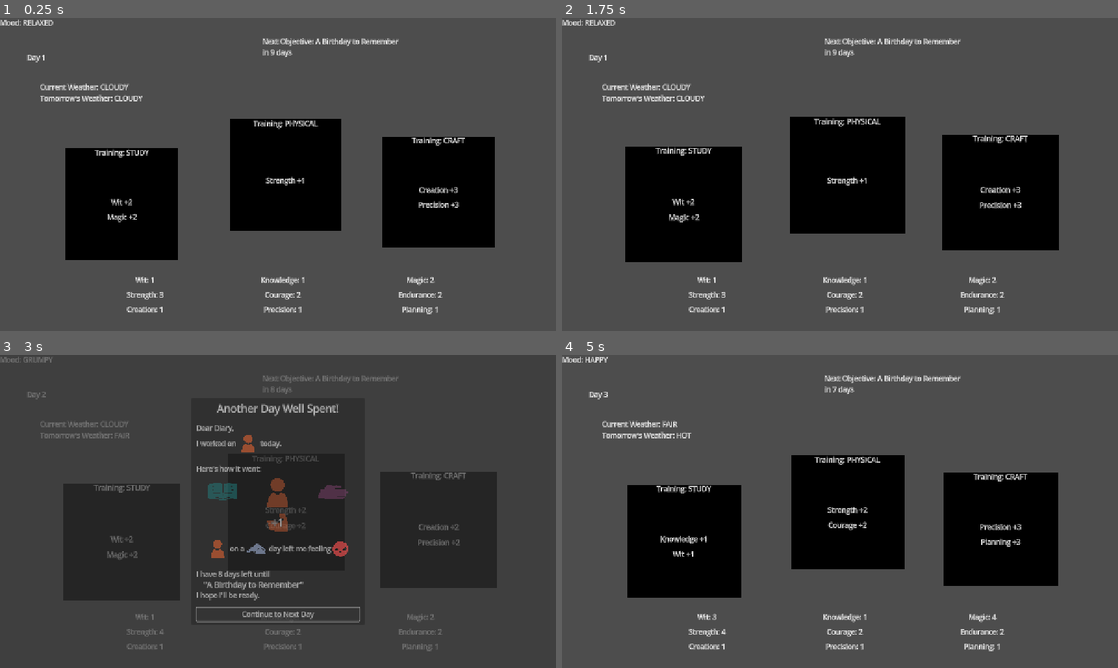
Above: before the commit, frames 1-4 (two rows, left to right).
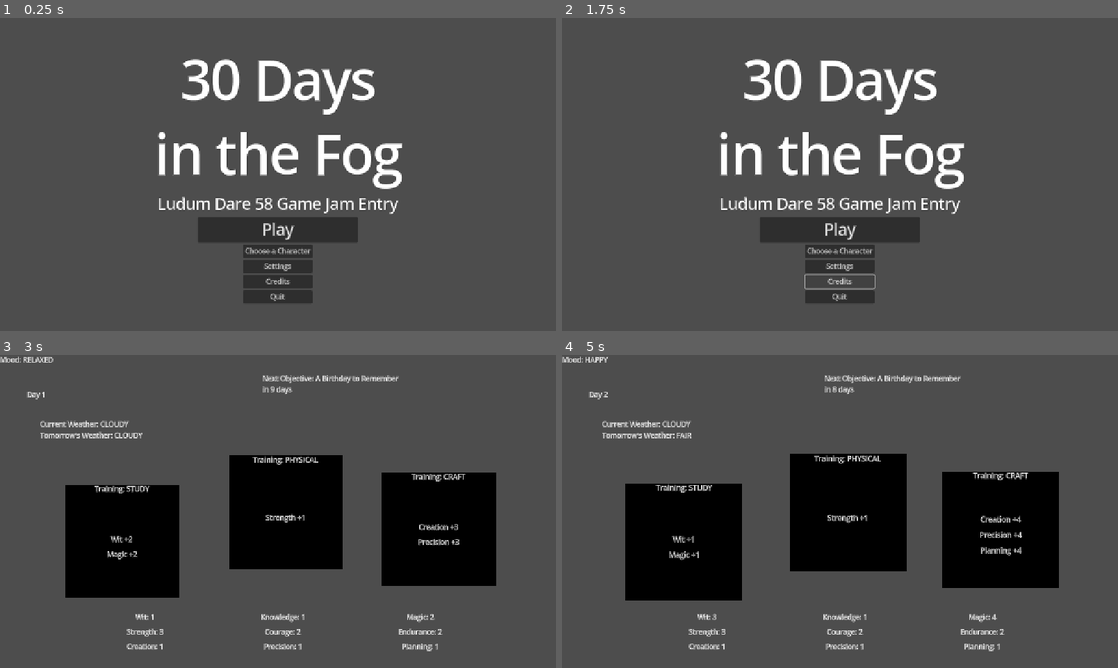
Above: after the commit, the same moments.

Repository: SamBumgardner/ld-58-game
Game: Godot game, scene res://src/menus/start/start_menu.tscn
The game is run twice, just before and just after one commit, with the same random seed, the same clock (stepped at 60 frames per second) and the same inputs. Before the commit the project starts from res://src/gameplay/gameplay.tscn. The engine's default icon, where the game draws it, is replaced by a stand-in: a white triangle on a blue panel in a dark square.
Inputs (mouse positions are in pixels of both pictures, inside the frame that each line leads up to):
- Up to frame 1 (0.25 s): no input
- Up to frame 2 (1.75 s): click (840, 265) at 0.5 s, where only the run after the commit has a clickable "Settings"; click (840, 280) at 1.25 s, where only the run after the commit has a clickable "Credits"
- Up to frame 3 (3 s): click (278, 567) at 2 s, where only the run after the commit has a clickable "Play"; click (278, 614) at 2.75 s, where only the run before the commit has a clickable "Continue to Next Day"
- Up to frame 4 (5 s): click (684, 542) at 3.52 s; click "Continue to Next Day" at 4.25 s

The runs differ from the first frame. In frame 1, 29% of the frame differs, in the area x 0-89%, y 0-95%; in frame 2, 30%; in frame 3, 39%, in the area x 0-90%, y 0-95%; in frame 4, 2.9%.

Commit message:
Begin at Start Menu, Center It

Diff:
--- a/game/project.godot
+++ b/game/project.godot
@@ -11,7 +11,7 @@
 [application]
 
 config/name="LD 58"
-run/main_scene="uid://dpxe6jiswo1v2"
+run/main_scene="uid://b8n42pjxqav47"
 config/features=PackedStringArray("4.5", "GL Compatibility")
 config/icon="res://icon.svg"
 
--- a/game/src/menus/start/start_menu.tscn
+++ b/game/src/menus/start/start_menu.tscn
@@ -11,52 +11,57 @@
 anchors_preset = 15
 anchor_right = 1.0
 anchor_bottom = 1.0
-offset_right = -1280.0
-offset_bottom = -720.0
 grow_horizontal = 2
 grow_vertical = 2
 theme = ExtResource("1_cfpq2")
 script = ExtResource("2_qjwho")
 
-[node name="VBoxContainer" type="VBoxContainer" parent="."]
-layout_mode = 0
-offset_right = 683.0
-offset_bottom = 599.0
+[node name="CenterContainer" type="CenterContainer" parent="."]
+layout_mode = 1
+anchors_preset = 15
+anchor_right = 1.0
+anchor_bottom = 1.0
+grow_horizontal = 2
+grow_vertical = 2
 
-[node name="Title" type="Label" parent="VBoxContainer"]
+[node name="VBoxContainer" type="VBoxContainer" parent="CenterContainer"]
+layout_mode = 2
+alignment = 1
+
+[node name="Title" type="Label" parent="CenterContainer/VBoxContainer"]
 layout_mode = 2
 theme = ExtResource("2_gnfje")
 text = "30 Days
 in the Fog"
 horizontal_alignment = 1
 
-[node name="Subtitle" type="Label" parent="VBoxContainer"]
+[node name="Subtitle" type="Label" parent="CenterContainer/VBoxContainer"]
 layout_mode = 2
 theme = ExtResource("3_qjwho")
 text = "Ludum Dare 58 Game Jam Entry"
 horizontal_alignment = 1
 
-[node name="MarginContainerButtonPlay" type="MarginContainer" parent="VBoxContainer"]
+[node name="MarginContainerButtonPlay" type="MarginContainer" parent="CenterContainer/VBoxContainer"]
 layout_mode = 2
 theme = ExtResource("5_qjwho")
 
-[node name="ButtonPlay" type="Button" parent="VBoxContainer/MarginContainerButtonPlay"]
+[node name="ButtonPlay" type="Button" parent="CenterContainer/VBoxContainer/MarginContainerButtonPlay"]
 layout_mode = 2
 theme = ExtResource("5_qjwho")
 text = "Play"
 
-[node name="Navigation" type="VBoxContainer" parent="VBoxContainer"]
+[node name="Navigation" type="VBoxContainer" parent="CenterContainer/VBoxContainer"]
 layout_mode = 2
 size_flags_horizontal = 4
 alignment = 1
 
-[node name="VBoxContainer" type="VBoxContainer" parent="VBoxContainer/Navigation"]
+[node name="VBoxContainer" type="VBoxContainer" parent="CenterContainer/VBoxContainer/Navigation"]
 layout_mode = 2
 
-[node name="MenuBarChooseCharacter" type="MenuBar" parent="VBoxContainer/Navigation/VBoxContainer"]
+[node name="MenuBarChooseCharacter" type="MenuBar" parent="CenterContainer/VBoxContainer/Navigation/VBoxContainer"]
 layout_mode = 2
 
-[node name="PopupMenu" type="PopupMenu" parent="VBoxContainer/Navigation/VBoxContainer/MenuBarChooseCharacter"]
+[node name="PopupMenu" type="PopupMenu" parent="CenterContainer/VBoxContainer/Navigation/VBoxContainer/MenuBarChooseCharacter"]
 oversampling_override = 1.0
 title = "Choose a Character"
 item_count = 3
@@ -67,25 +72,25 @@
 item_2/text = "Smith"
 item_2/id = 2
 
-[node name="ButtonSettings" type="Button" parent="VBoxContainer/Navigation/VBoxContainer"]
+[node name="ButtonSettings" type="Button" parent="CenterContainer/VBoxContainer/Navigation/VBoxContainer"]
 layout_mode = 2
 text = "Settings"
 
-[node name="ButtonCredits" type="Button" parent="VBoxContainer/Navigation/VBoxContainer"]
+[node name="ButtonCredits" type="Button" parent="CenterContainer/VBoxContainer/Navigation/VBoxContainer"]
 layout_mode = 2
 text = "Credits"
 
-[node name="ButtonQuit" type="Button" parent="VBoxContainer/Navigation/VBoxContainer"]
+[node name="ButtonQuit" type="Button" parent="CenterContainer/VBoxContainer/Navigation/VBoxContainer"]
 unique_name_in_owner = true
 layout_mode = 2
 text = "Quit"
 
-[connection signal="mouse_entered" from="VBoxContainer/MarginContainerButtonPlay/ButtonPlay" to="." method="_on_button_play_mouse_entered"]
-[connection signal="pressed" from="VBoxContainer/MarginContainerButtonPlay/ButtonPlay" to="." method="_on_button_play_pressed"]
-[connection signal="mouse_entered" from="VBoxContainer/Navigation/VBoxContainer/MenuBarChooseCharacter" to="." method="_on_menu_bar_choose_character_mouse_entered"]
-[connection signal="mouse_entered" from="VBoxContainer/Navigation/VBoxContainer/ButtonSettings" to="." method="_on_button_settings_mouse_entered"]
-[connection signal="pressed" from="VBoxContainer/Navigation/VBoxContainer/ButtonSettings" to="." method="_on_button_settings_pressed"]
-[connection signal="mouse_entered" from="VBoxContainer/Navigation/VBoxContainer/ButtonCredits" to="." method="_on_button_credits_mouse_entered"]
-[connection signal="pressed" from="VBoxContainer/Navigation/VBoxContainer/ButtonCredits" to="." method="_on_button_credits_pressed"]
-[connection signal="mouse_entered" from="VBoxContainer/Navigation/VBoxContainer/ButtonQuit" to="." method="_on_button_quit_mouse_entered"]
-[connection signal="pressed" from="VBoxContainer/Navigation/VBoxContainer/ButtonQuit" to="." method="_on_button_quit_pressed"]
+[connection signal="mouse_entered" from="CenterContainer/VBoxContainer/MarginContainerButtonPlay/ButtonPlay" to="." method="_on_button_play_mouse_entered"]
+[connection signal="pressed" from="CenterContainer/VBoxContainer/MarginContainerButtonPlay/ButtonPlay" to="." method="_on_button_play_pressed"]
+[connection signal="mouse_entered" from="CenterContainer/VBoxContainer/Navigation/VBoxContainer/MenuBarChooseCharacter" to="." method="_on_menu_bar_choose_character_mouse_entered"]
+[connection signal="mouse_entered" from="CenterContainer/VBoxContainer/Navigation/VBoxContainer/ButtonSettings" to="." method="_on_button_settings_mouse_entered"]
+[connection signal="pressed" from="CenterContainer/VBoxContainer/Navigation/VBoxContainer/ButtonSettings" to="." method="_on_button_settings_pressed"]
+[connection signal="mouse_entered" from="CenterContainer/VBoxContainer/Navigation/VBoxContainer/ButtonCredits" to="." method="_on_button_credits_mouse_entered"]
+[connection signal="pressed" from="CenterContainer/VBoxContainer/Navigation/VBoxContainer/ButtonCredits" to="." method="_on_button_credits_pressed"]
+[connection signal="mouse_entered" from="CenterContainer/VBoxContainer/Navigation/VBoxContainer/ButtonQuit" to="." method="_on_button_quit_mouse_entered"]
+[connection signal="pressed" from="CenterContainer/VBoxContainer/Navigation/VBoxContainer/ButtonQuit" to="." method="_on_button_quit_pressed"]
